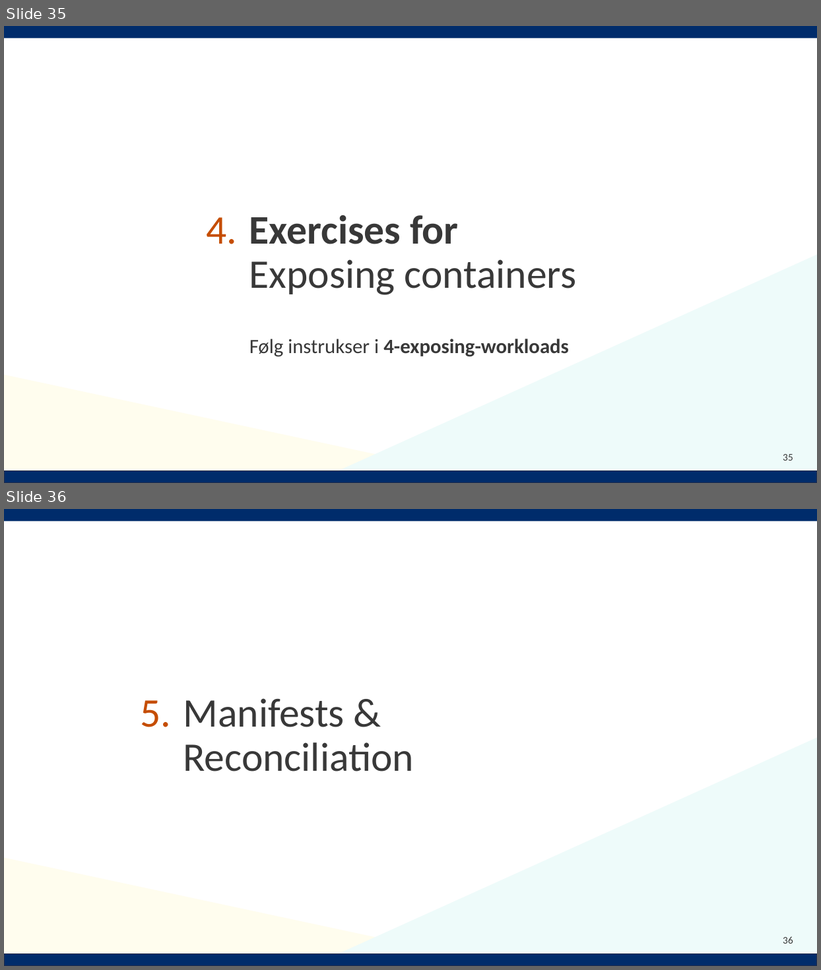
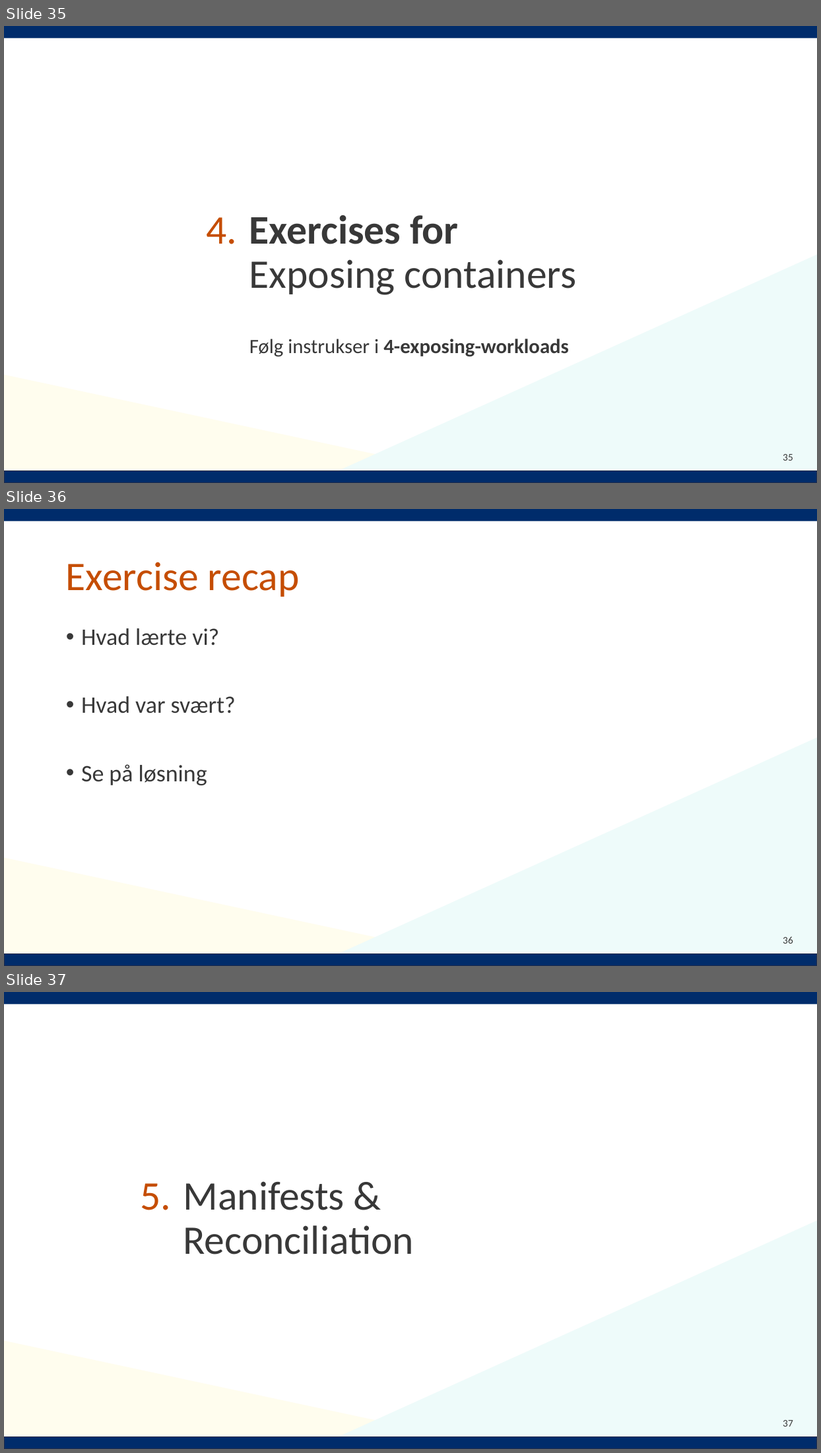
Before and after one commit to Notalib/workshop-kubernetes, a slide deck: Kubernetes_workshop.pptx. Shown one above the other, each under a label of ours: slides 35 and 36 before the commit, slides 35, 36 and 37 after it. The pictures are 821x970 and 821x1453 pixels, drawn with LibreOffice and Linux fonts; fonts in the diff are those of the drawing; background and template pictures are left out. Boxes give left, top, right and bottom in pixels: in the first picture for what was removed or moved away, otherwise in the second. Text is boxed around its words. In the diff, an @@ line names an element or a change of style, - is before the commit and + after.

```diff
--- a/Kubernetes_workshop.pptx
+++ b/Kubernetes_workshop.pptx
@@ slide 36 added at bbox=[4, 509, 817, 966], background #FFFFFF; not listed: 5 template elements that a slide beside it also shows @@
@@ title added at bbox=[66, 562, 300, 597], 48 pt, text #C54D02 @@
+Exercise recap
@@ text added at bbox=[81, 628, 236, 786], 28 pt, text #383838 @@
+• Hvad lærte vi?
+• Hvad var svært?
+• Se på løsning
@@ what was slide 36 is now slide 37 @@
@@ page number at bbox=[783, 1420, 793, 1427]: text changed @@
-36
+37
```
Also in this commit, not shown: 12 slides changed.
